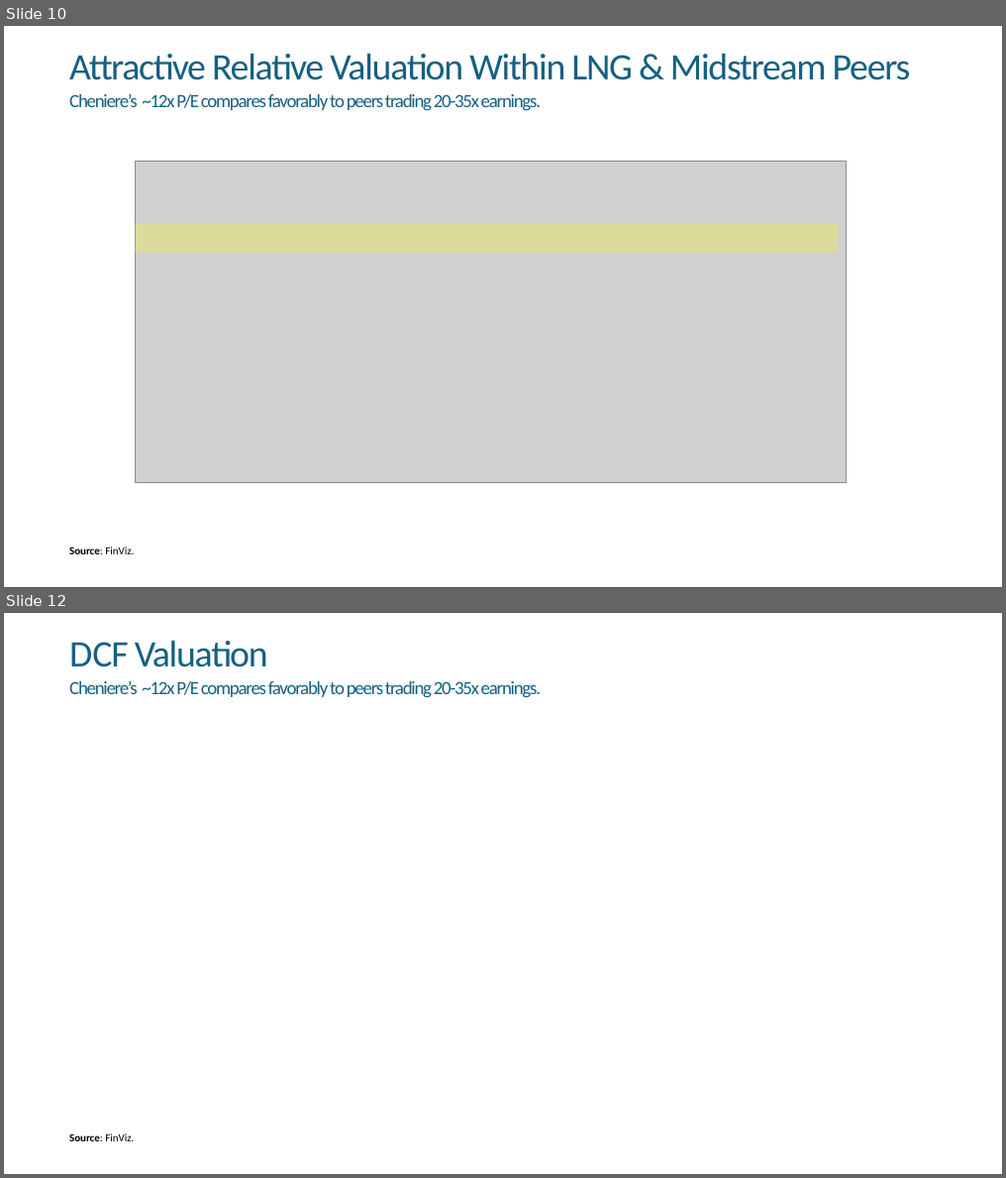
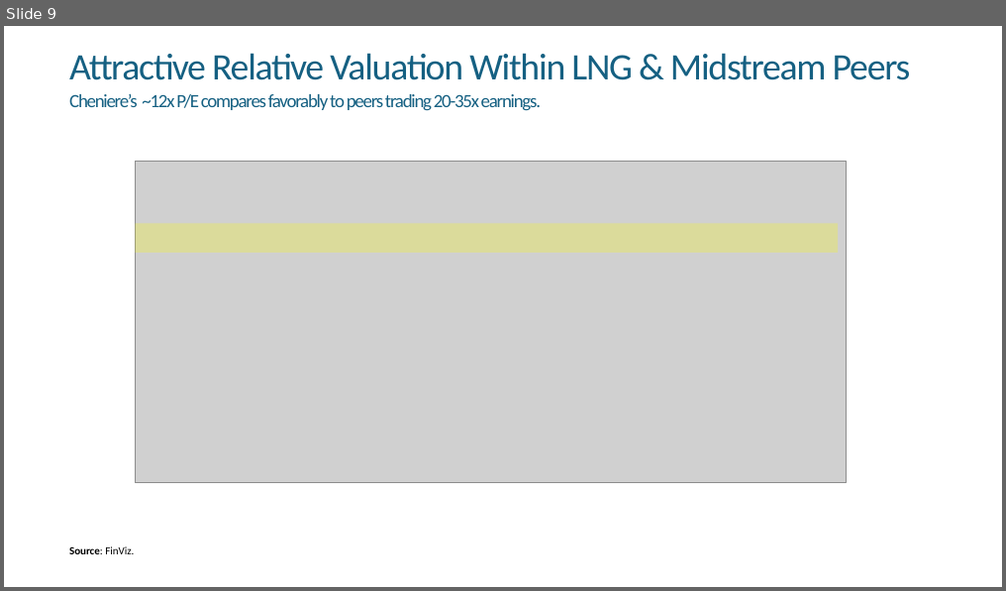
Before and after one commit to aleiva00/phoenix_stockpitch, a slide deck: Phoenix_StockPitch.pptx. Shown one above the other, each under a label of ours: slides 10 and 12 before the commit, slide 9 after it; the slides between them are not shown. The pictures are 1006x1178 and 1006x591 pixels, drawn with LibreOffice and Linux fonts; fonts in the diff are those of the drawing; grey boxes stand for pictures. Boxes give left, top, right and bottom in pixels: in the first picture for what was removed or moved away, otherwise in the second. Text is boxed around its words. In the diff, an @@ line names an element or a change of style, - is before the commit and + after.

```diff
--- a/Phoenix_StockPitch.pptx
+++ b/Phoenix_StockPitch.pptx
@@ slide 12 removed at (4, 613, 1002, 1174), background #FFFFFF @@
@@ title removed at (69, 640, 268, 667) @@
-DCF Valuation
@@ text removed at (69, 681, 541, 698) @@
-Cheniere’s ~12x P/E compares favorably to peers trading 20-35x earnings.
@@ text removed at (69, 1134, 134, 1142) @@
-Source: FinViz.
@@ what was slide 10 is now slide 9 @@
```
Also in this commit, not shown: 1 slide changed, 7 slides added, 2 other slides removed, 8 other files.
